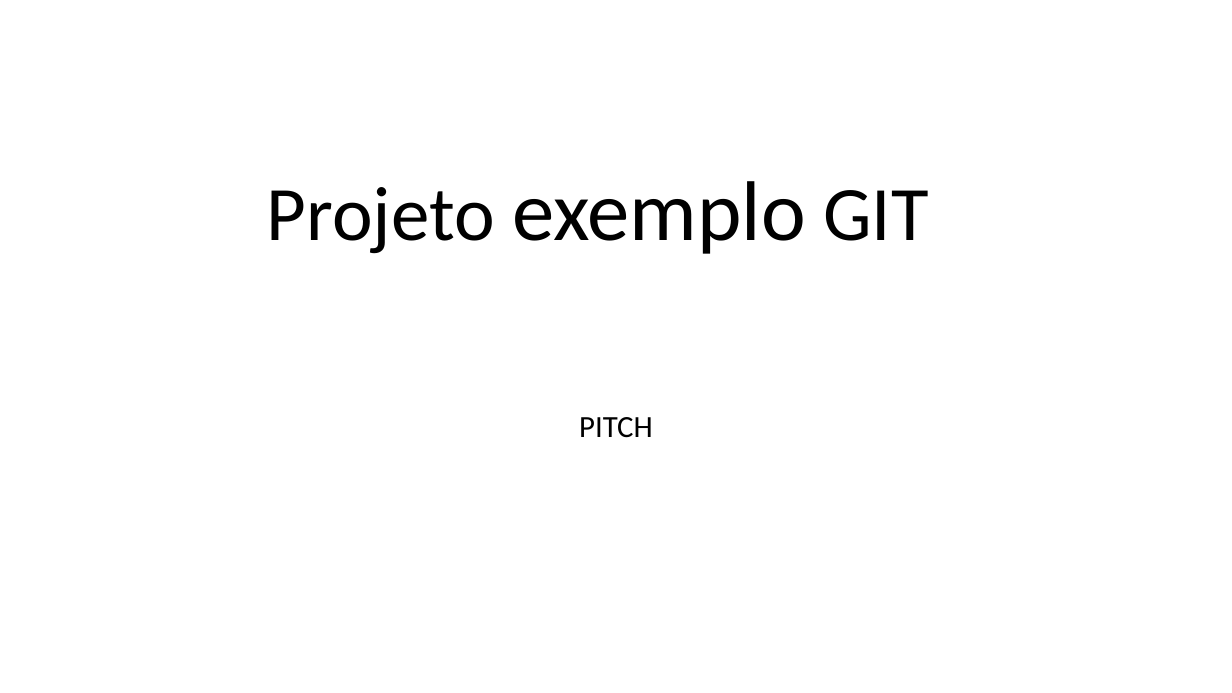
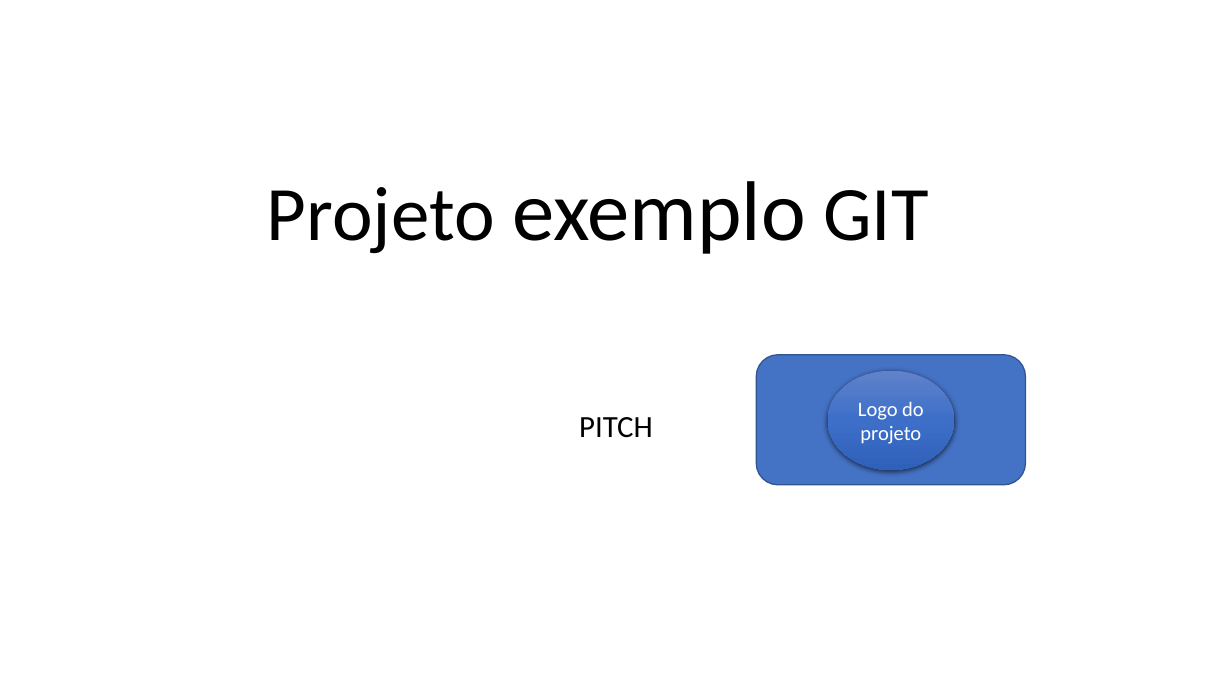
Before and after one commit to LuizFelipeAzevedo/2TDSPJ-2024-ExemploGit, a slide deck: slide 1 of PastaDocumentos/PITCH.pptx. Drawn at 1232x693 pixels with LibreOffice and Linux fonts; fonts in the diff are those of the drawing. Boxes give left, top, right and bottom in pixels: in the first picture for what was removed or moved away, otherwise in the second. Text is boxed around its words. In the diff, an @@ line names an element or a change of style, - is before the commit and + after.

Commit message:
Versao Final PITCH

```diff
--- a/PastaDocumentos/PITCH.pptx
+++ b/PastaDocumentos/PITCH.pptx
@@ rounded rectangle added at (757, 355, 1026, 485), fill #4472C4, outline #325491 1 pt @@
@@ ellipse added at (828, 371, 955, 470), fill gradient #6183CB to #3E70CA to #3062BB, 16 pt, text #FFFFFF @@
+Logo do projeto
```
